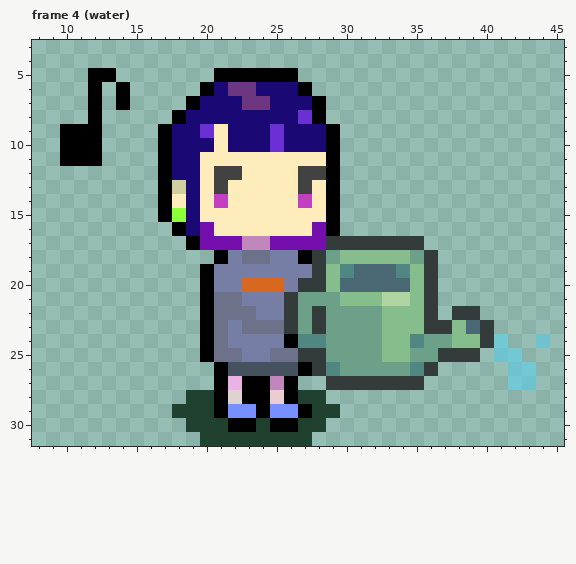
Pixel-art file, stored at scene/Player/player.aseprite. Above is the file before it was changed.
48x32 pixels, 5 frames. Shown: frame 4 (water): x 8..45, y 3..31.
New version:
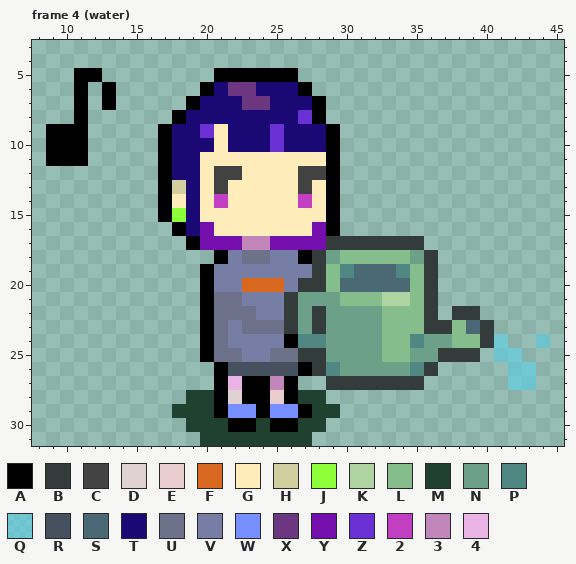
Palette (. is transparent): A #000000  B #333c3a  C #434242  D #e0d1d3  E #e9cdcf  F #d8671f  G #ffecbb  H #d1cea0  J #8dff39  K #afd3a1  L #85be8c  M #204030  N #6da088  P #518782  Q #5fcde4a5  R #465160  S #4b6875  T #1a0875  U #6d7189  V #767ea5  W #788fff  X #6d3680  Y #740ead  Z #6a30d4  2 #c23fc4  3 #c187bc  4 #eab3e5
Edits made:
{"where": "frame 4 (water), layer \"haru\""}
{"frame":4,"y":5,"x":11,"old":".","new":"A"}
{"frame":4,"y":5,"x":13,"old":"A","new":"."}
{"frame":4,"y":6,"x":11,"old":".A.A","new":"A.A."}
{"frame":4,"y":7,"x":11,"old":".A.A","new":"A.A."}
{"frame":4,"y":8,"x":11,"old":".A","new":"A."}
{"frame":4,"y":9,"x":9,"old":".","new":"A"}
{"frame":4,"y":9,"x":12,"old":"A","new":"."}
{"frame":4,"y":10,"x":9,"old":".","new":"A"}
{"frame":4,"y":10,"x":12,"old":"A","new":"."}
{"frame":4,"y":11,"x":9,"old":".","new":"A"}
{"frame":4,"y":11,"x":12,"old":"A","new":"."}
{"label":"changed","picture_box":[46,68,130,166]}
